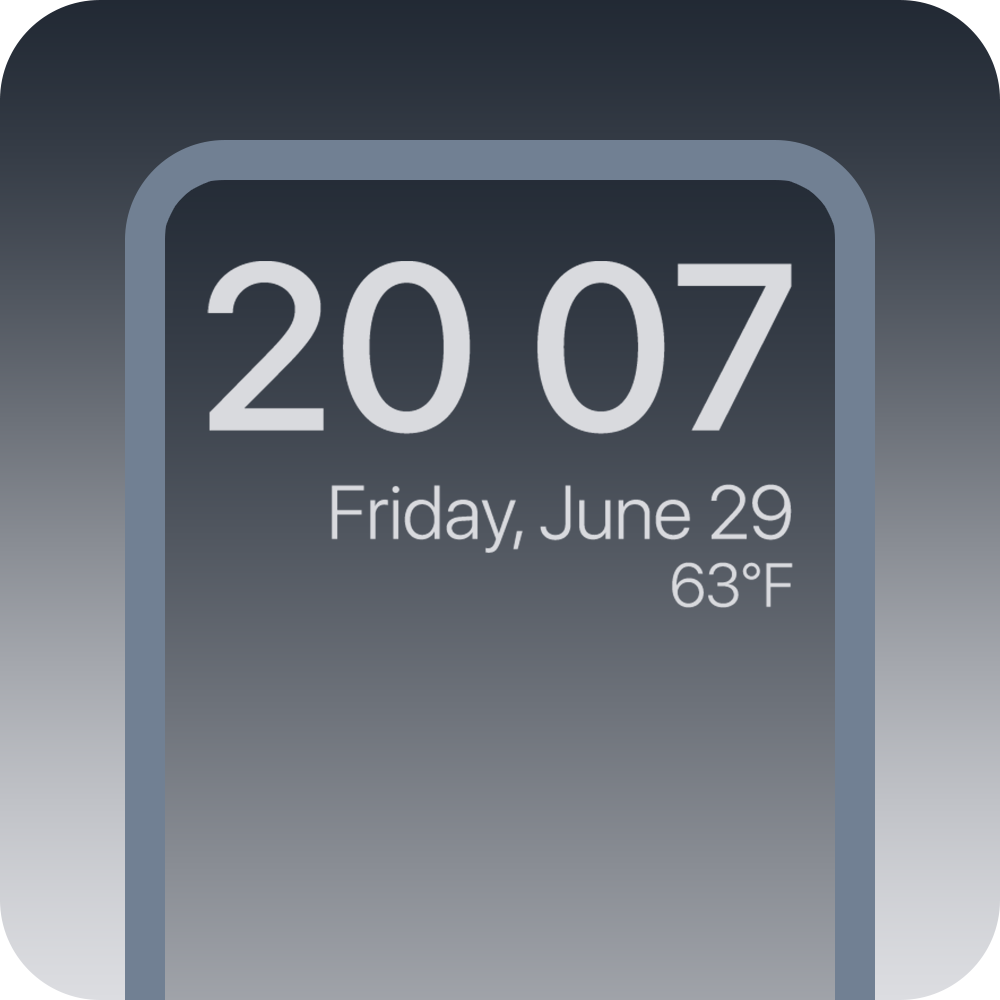
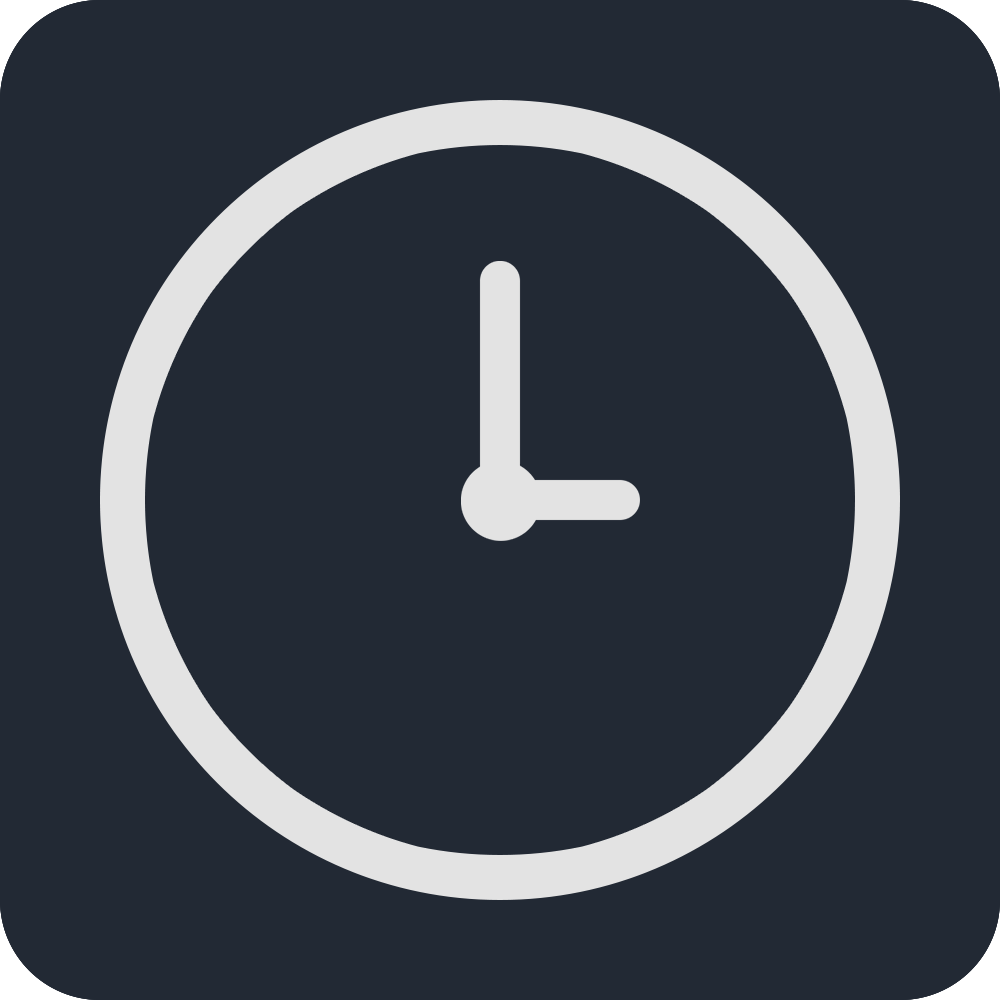
Layered file, before and after one edit (w=1000, h=1000). Changes by layer:
showed "Time", painted on it over [0, 0, 1000, 1000]
showed "Date", painted on it over [0, 0, 1000, 1000]
showed "Weather", painted on it over [0, 0, 1000, 1000]
hid "Icon" over [0, 0, 1000, 1000]
